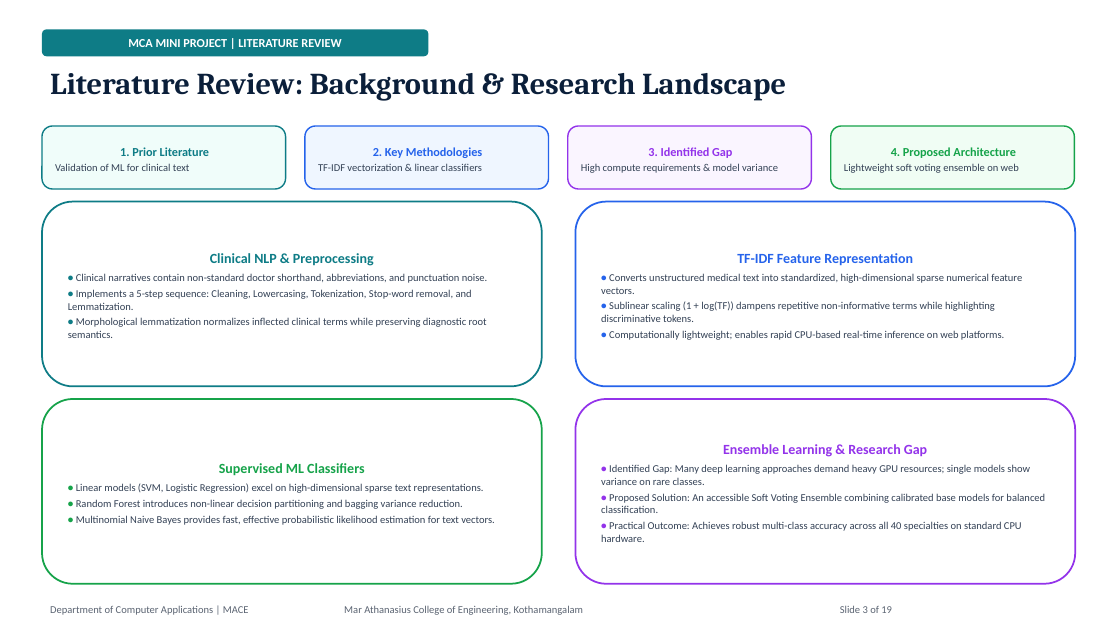
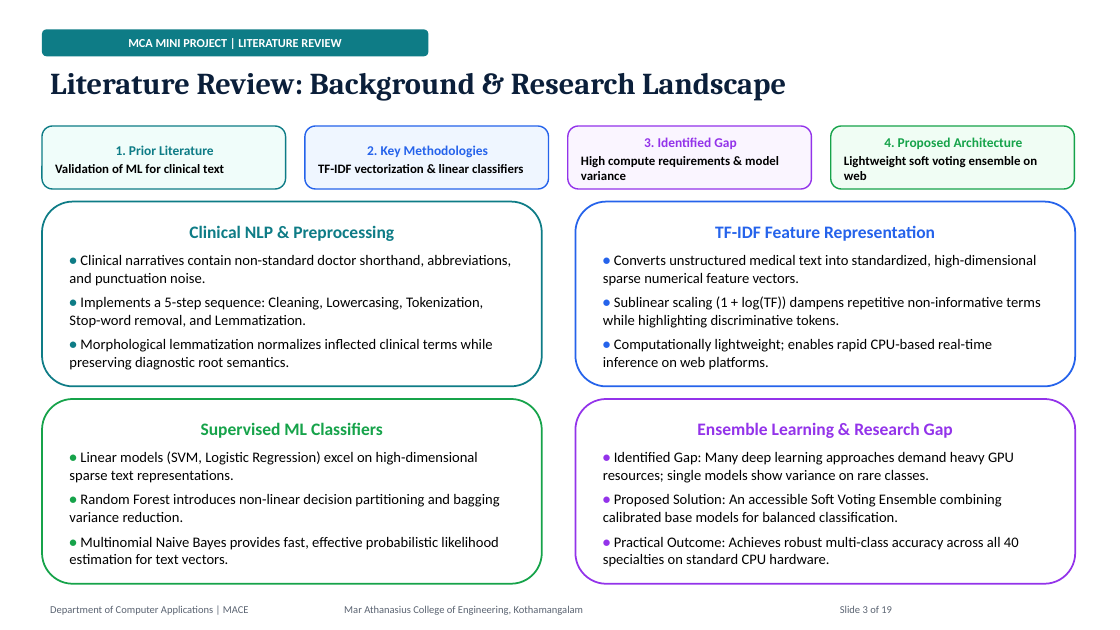
Before and after one commit to JiphinGeorge/Mini-Project-S3-MCA, a slide deck: slide 3 of Medical_Specialty_Classification_Presentation.pptx. Drawn at 1120x630 pixels with LibreOffice and Linux fonts; fonts in the diff are those of the drawing. Boxes give left, top, right and bottom in pixels: in the first picture for what was removed or moved away, otherwise in the second. Text is boxed around its words. In the diff, an @@ line names an element or a change of style, - is before the commit and + after.

Commit message:
feat: add automation script to standardize text colors, increase font sizes, and apply theme-specific styling to the project presentation

```diff
--- a/Medical_Specialty_Classification_Presentation.pptx
+++ b/Medical_Specialty_Classification_Presentation.pptx
@@ rounded rectangle "1. Prior Literature" at box(42, 126, 286, 189): size 10.5 to 11.5 pt in "1. Prior Literature"; size 9 to 11 pt, text colour #334155 to #000000, bold on in "Validation of ML for clinical text" @@
@@ rounded rectangle "2. Key Methodologies" at box(305, 126, 549, 189): size 10.5 to 11.5 pt in "2. Key Methodologies"; size 9 to 11 pt, text colour #334155 to #000000, bold on in "TF-IDF vectorization & linear classifiers" @@
@@ rounded rectangle "3. Identified Gap" at box(568, 126, 812, 189): size 10.5 to 11.5 pt in "3. Identified Gap"; size 9 to 11 pt, text colour #334155 to #000000, bold on in "High compute requirements & model variance" @@
@@ rounded rectangle "4. Proposed Architecture" at box(831, 126, 1075, 189): size 10.5 to 11.5 pt in "4. Proposed Architecture"; size 9 to 11 pt, text colour #334155 to #000000, bold on in "Lightweight soft voting ensemble on web" @@
@@ rounded rectangle "Clinical NLP & Preprocessing" at box(42, 202, 542, 386): size 12 to 15 pt in "Clinical NLP & Preprocessing"; size 9.5 to 13 pt in "•", "•", "•"; size 9 to 12.5 pt, text colour #334155 to #000000; more space between paragraphs @@
@@ rounded rectangle "TF-IDF Feature Representation" at box(576, 202, 1075, 386): size 12 to 15 pt in "TF-IDF Feature Representation"; size 9.5 to 13 pt in "•", "•", "•"; size 9 to 12.5 pt, text colour #334155 to #000000; more space between paragraphs @@
@@ rounded rectangle "Supervised ML Classifiers" at box(42, 399, 542, 584): size 12 to 15 pt in "Supervised ML Classifiers"; size 9.5 to 13 pt in "•", "•", "•"; size 9 to 12.5 pt, text colour #334155 to #000000; more space between paragraphs @@
@@ rounded rectangle "Ensemble Learning & Research Gap" at box(576, 399, 1075, 584): size 12 to 15 pt in "Ensemble Learning & Research Gap"; size 9.5 to 13 pt in "•", "•", "•"; size 9 to 12.5 pt, text colour #334155 to #000000; more space between paragraphs @@
```
Also in this commit, not shown: 16 other slides changed, 2 other files.
